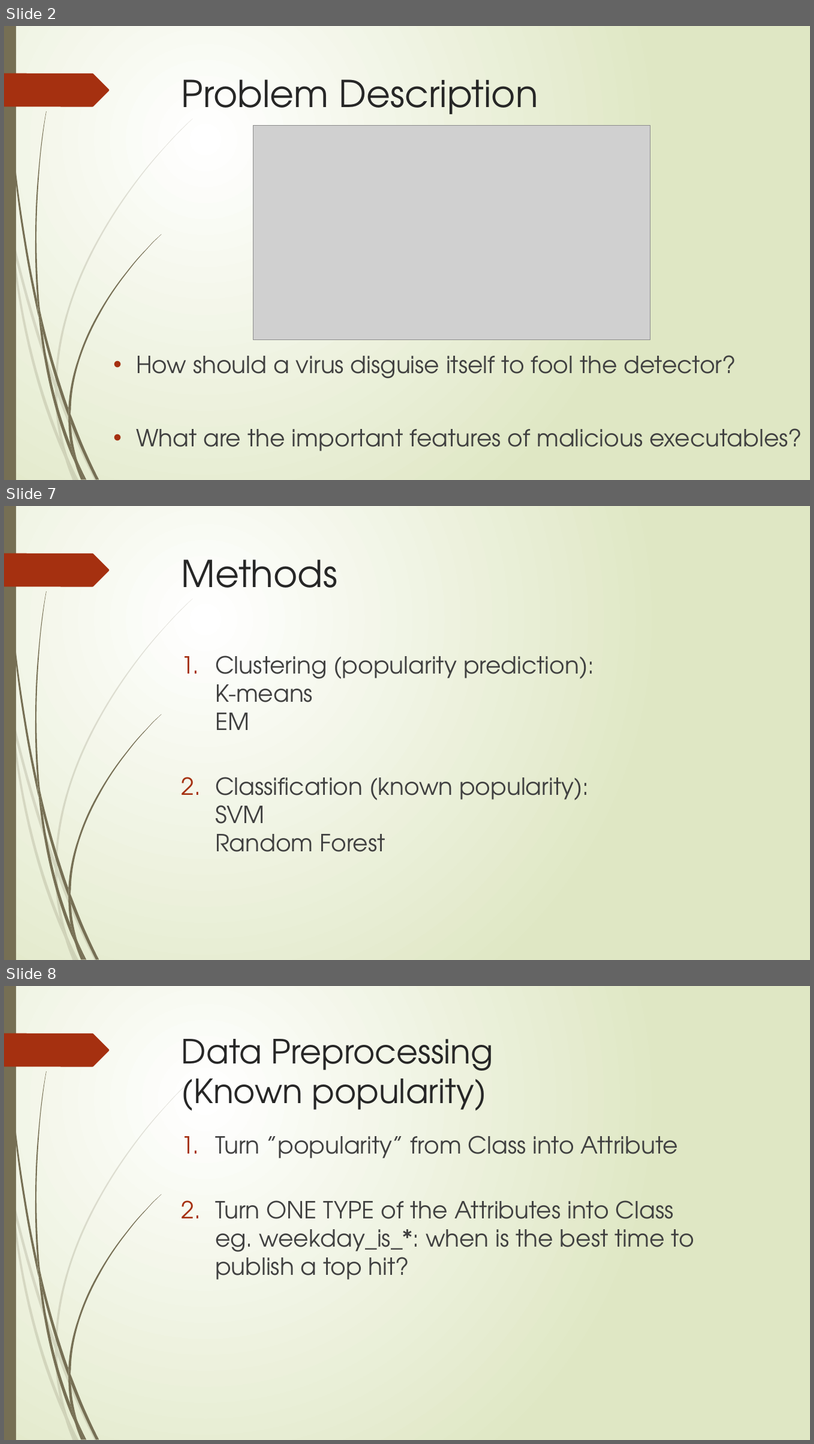
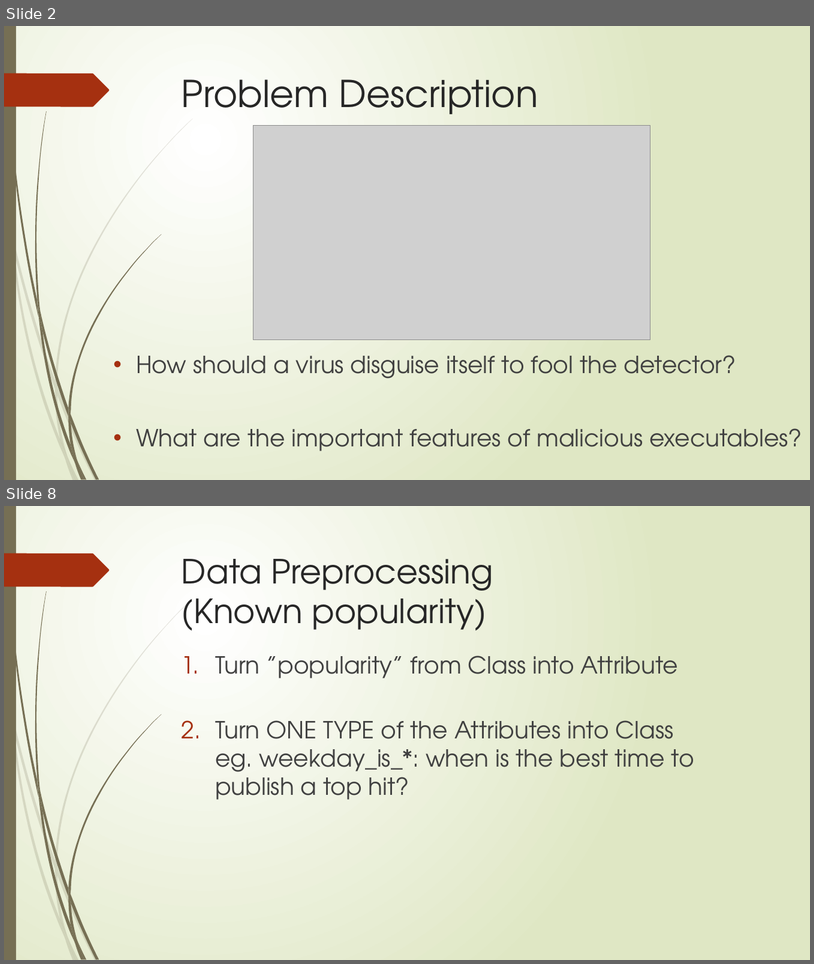
Before and after one commit to XiaokuanOSU/ML-Project, a slide deck: PPTGroup10.pptx. Shown one above the other, each under a label of ours: slides 2, 7 and 8 before the commit, slides 2 and 8 after it; the slides between them are not shown. The pictures are 814x1444 and 814x964 pixels, drawn with LibreOffice and Linux fonts; fonts in the diff are those of the drawing; grey boxes stand for pictures. Boxes give left, top, right and bottom in pixels: in the first picture for what was removed or moved away, otherwise in the second. Text is boxed around its words. In the diff, an @@ line names an element or a change of style, - is before the commit and + after.

```diff
--- a/PPTGroup10.pptx
+++ b/PPTGroup10.pptx
@@ slide 7 removed at (4, 506, 810, 960), background gradient #FFFFFF to #DFE8C4; not listed: 24 template elements that a slide beside it also shows @@
@@ title removed at (182, 559, 338, 588) @@
-Methods
@@ text removed at (215, 655, 595, 852) @@
-1. Clustering (popularity prediction):
-   K-means
-   EM
-2. Classification (known popularity):
-   SVM
-   Random Forest
```
Also in this commit, not shown: 3 slides changed, 2 slides added, 7 other slides removed.
